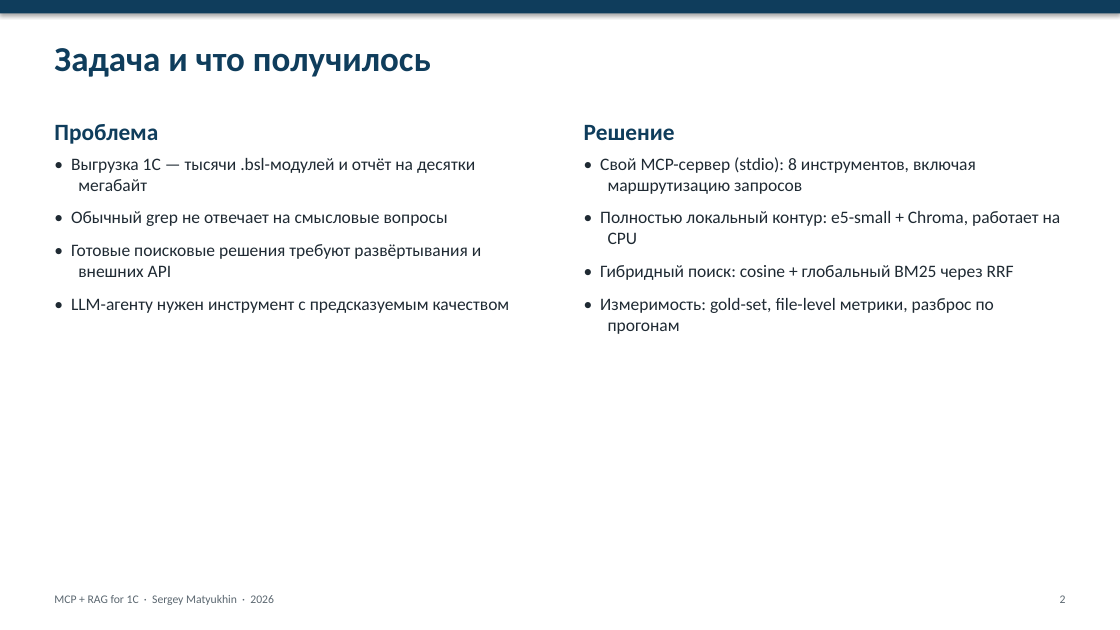
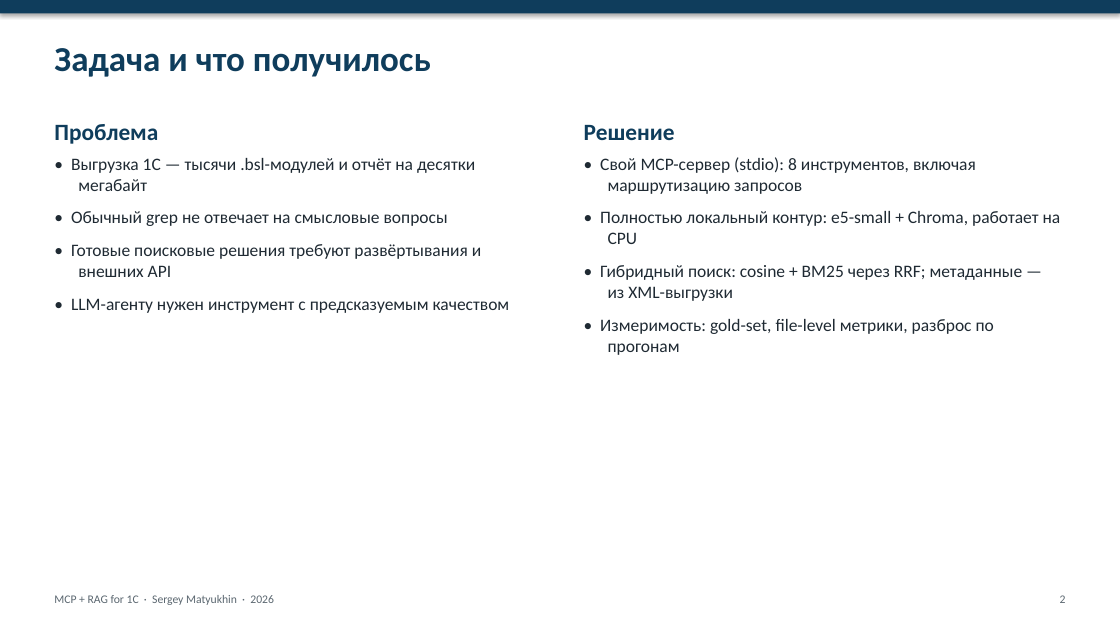
Before and after one commit to Smaturus/1c-mcp-rag-search, a slide deck: slide 2 of docs/presentation/1c-mcp-rag-search-slides.pptx. Drawn at 1120x630 pixels with LibreOffice and Linux fonts; fonts in the diff are those of the drawing. Boxes give left, top, right and bottom in pixels: in the first picture for what was removed or moved away, otherwise in the second. Text is boxed around its words. In the diff, an @@ line names an element or a change of style, - is before the commit and + after.

```diff
--- a/docs/presentation/1c-mcp-rag-search-slides.pptx
+++ b/docs/presentation/1c-mcp-rag-search-slides.pptx
@@ text at [600,265,1023,301]: text changed @@
-• Гибридный поиск: cosine + глобальный BM25 через RRF
+• Гибридный поиск: cosine + BM25 через RRF; метаданные — из XML-выгрузки
```
Also in this commit, not shown: 9 other slides changed, 1 other file.
